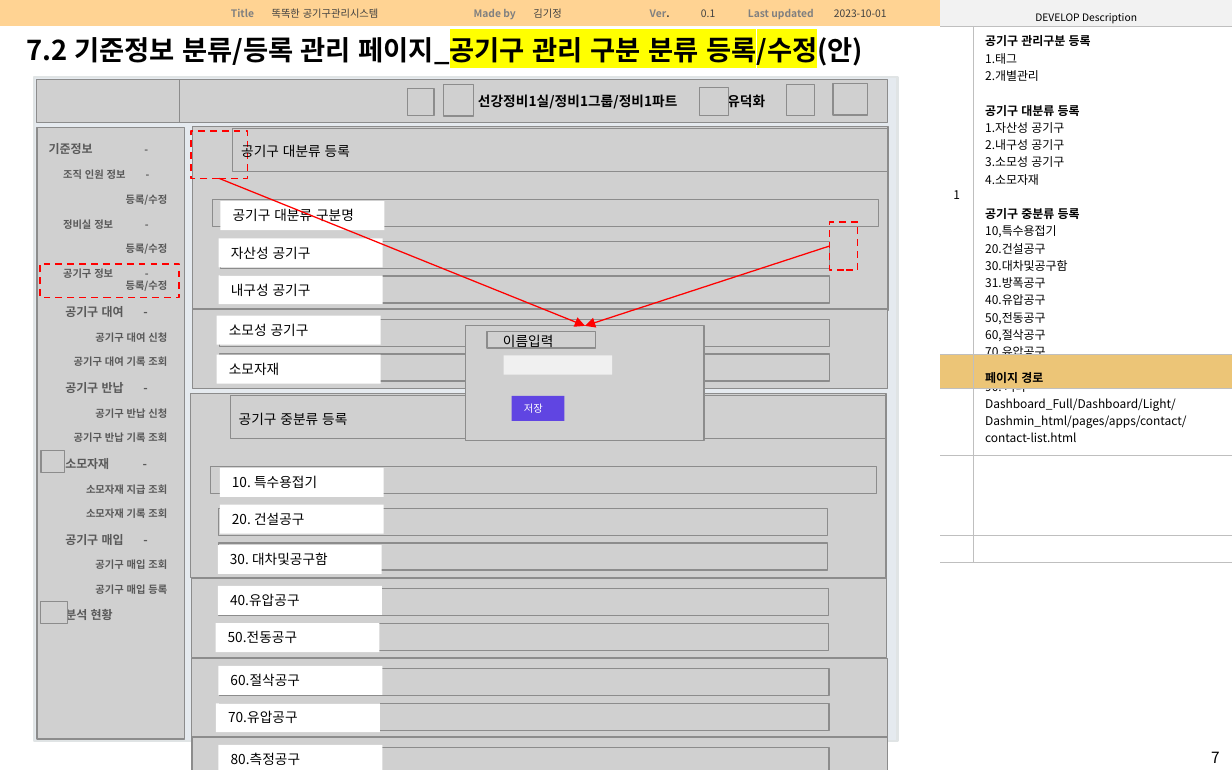
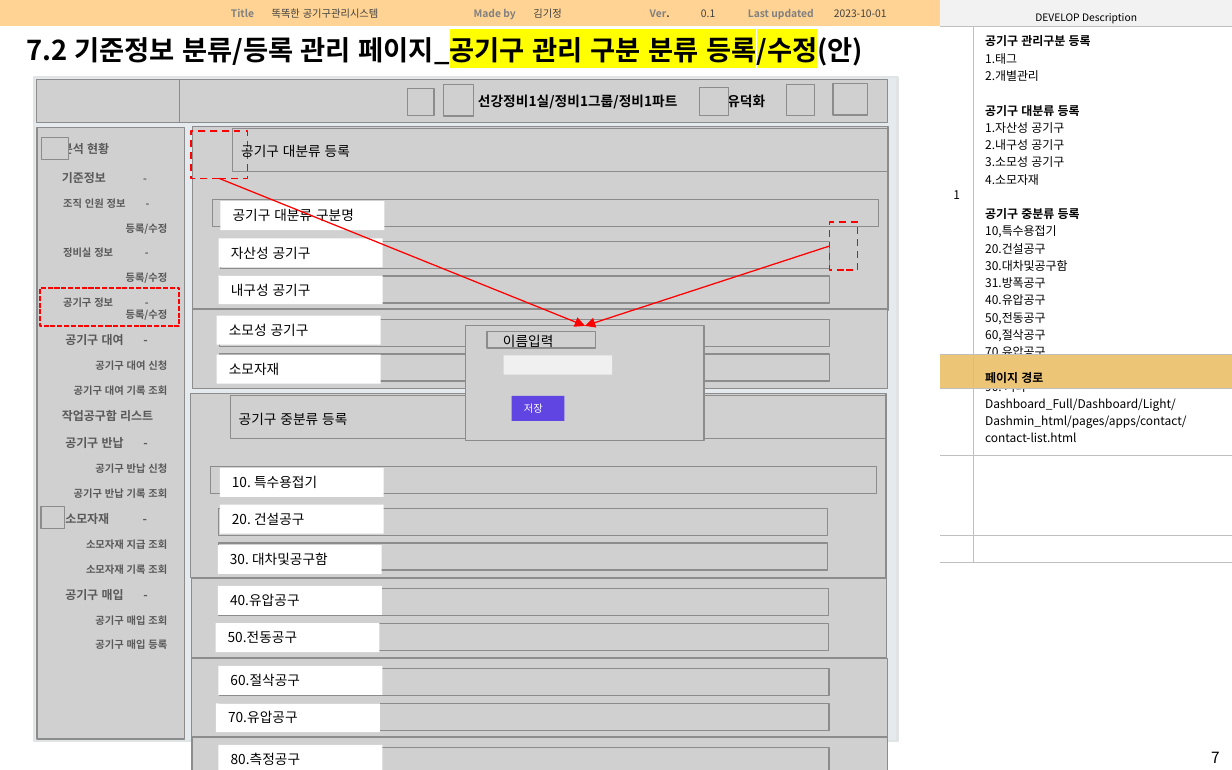
Before and after one commit to LiQuiDsKR/MrSmart, a slide deck: slide 7 of 참고자료/똑똑이_Web&App화면구성_기준정보_관리자_작업자_DTO(초안)_업데이트중.pptx. Drawn at 1232x770 pixels with LibreOffice and Linux fonts; fonts in the diff are those of the drawing; grey boxes stand for pictures; background and template pictures are left out. Boxes give left, top, right and bottom in pixels: in the first picture for what was removed or moved away, otherwise in the second. Text is boxed around its words. In the diff, an @@ line names an element or a change of style, - is before the commit and + after.

```diff
--- a/참고자료/똑똑이_Web&App화면구성_기준정보_관리자_작업자_DTO(초안)_업데이트중.pptx
+++ b/참고자료/똑똑이_Web&App화면구성_기준정보_관리자_작업자_DTO(초안)_업데이트중.pptx
@@ picture: place and size @@
-picture at [41,601,68,623]
+picture at [41,138,68,160]
@@ text at [62,141,109,157]: paragraph added @@
+분석 현황
@@ rectangle: place and size @@
-rectangle at [41,264,180,298]
+rectangle at [41,288,180,326]
@@ text at [62,410,153,421]: paragraph added @@
+작업공구함 리스트
@@ picture: place and size @@
-picture at [41,451,64,473]
+picture at [41,506,64,529]
@@ text at [65,607,113,623]: paragraph removed @@
-분석 현황
```
Also in this commit, not shown: 12 other slides changed, 6 slides added.
